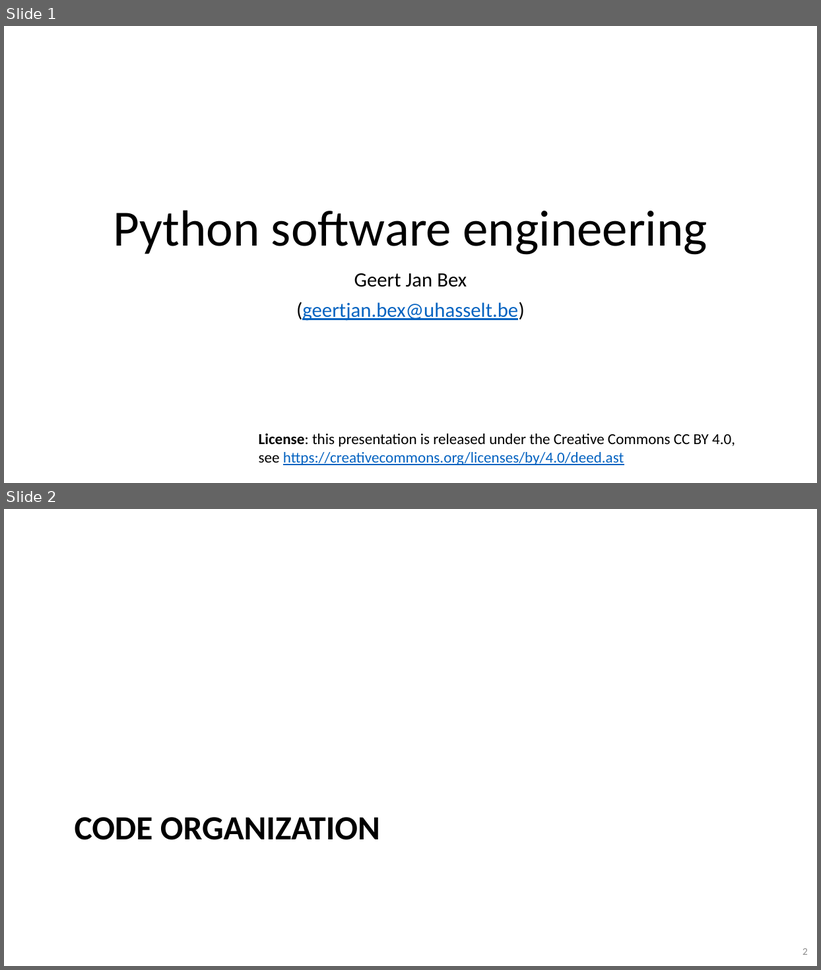
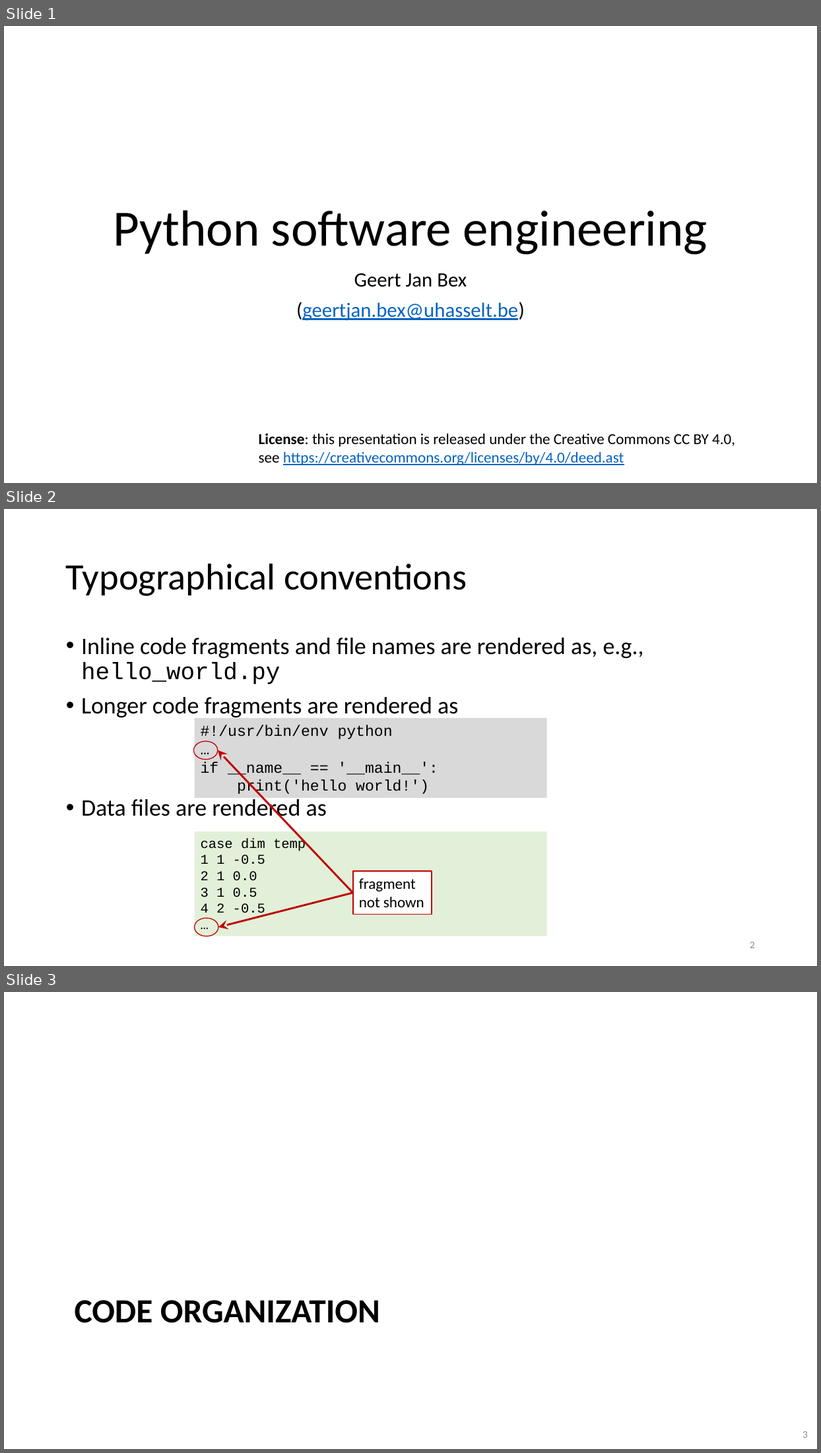
Before and after one commit to gjbex/Python-software-engineering, a slide deck: python_software_engineering.pptx. Shown one above the other, each under a label of ours: slides 1 and 2 before the commit, slides 1, 2 and 3 after it. The pictures are 821x970 and 821x1453 pixels, drawn with LibreOffice and Linux fonts; fonts in the diff are those of the drawing. Boxes give left, top, right and bottom in pixels: in the first picture for what was removed or moved away, otherwise in the second. Text is boxed around its words. In the diff, an @@ line names an element or a change of style, - is before the commit and + after.

Commit message:
Add sections, conventions slide

```diff
--- a/python_software_engineering.pptx
+++ b/python_software_engineering.pptx
@@ slide 2 added at [4,509,817,966], background #FFFFFF @@
@@ title added at [66,563,467,596], 44 pt, text #000000 @@
+Typographical conventions
@@ text added at [81,638,644,822], 28 pt, text #000000 @@
+• Inline code fragments and file names are rendered as, e.g., hello_world.py
+• Longer code fragments are rendered as
+• Data files are rendered as
@@ rectangle added at [194,718,547,798], fill #D9D9D9, 18 pt, text #000000 @@
+#!/usr/bin/env python
+…
+if __name__ == '__main__':
+print('hello world!')
@@ group added at [193,741,432,937]: 2 ellipses, 2 arrows, 1 rectangle @@
+fragment
+not shown
@@ rectangle added at [194,832,547,937], fill #E2F0D9, 16 pt, text #000000 @@
+case dim temp
+1 1 -0.5
+2 1 0.0
+3 1 0.5
+4 2 -0.5
+…
@@ page number added at [750,942,755,949], 12 pt, text #8C8C8C @@
+2
@@ what was slide 2 is now slide 3 @@
@@ page number at [803,1432,808,1438]: text changed @@
-2
+3
```
Also in this commit, not shown: 2 slides changed, 2 slides removed.
